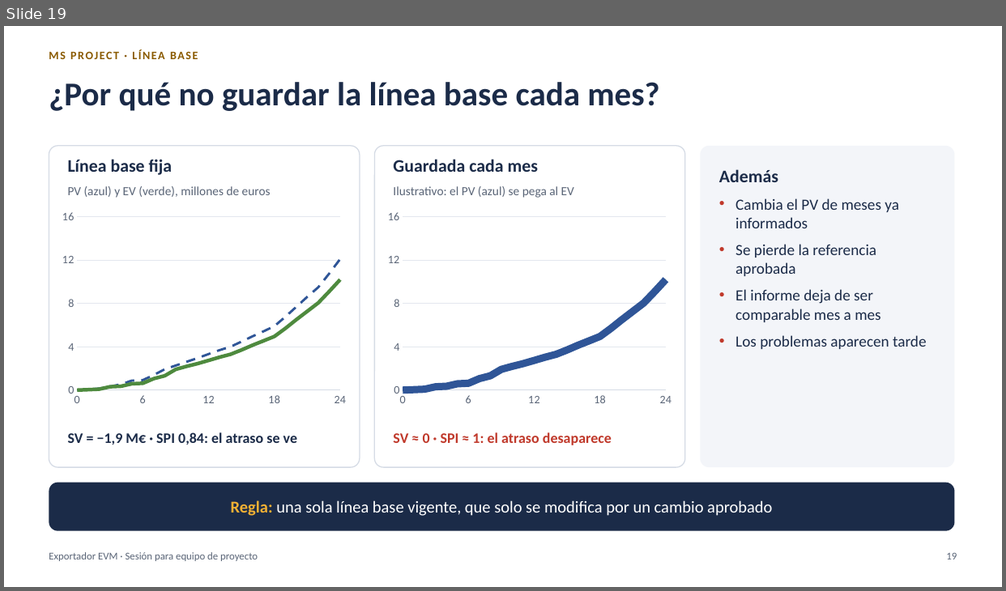
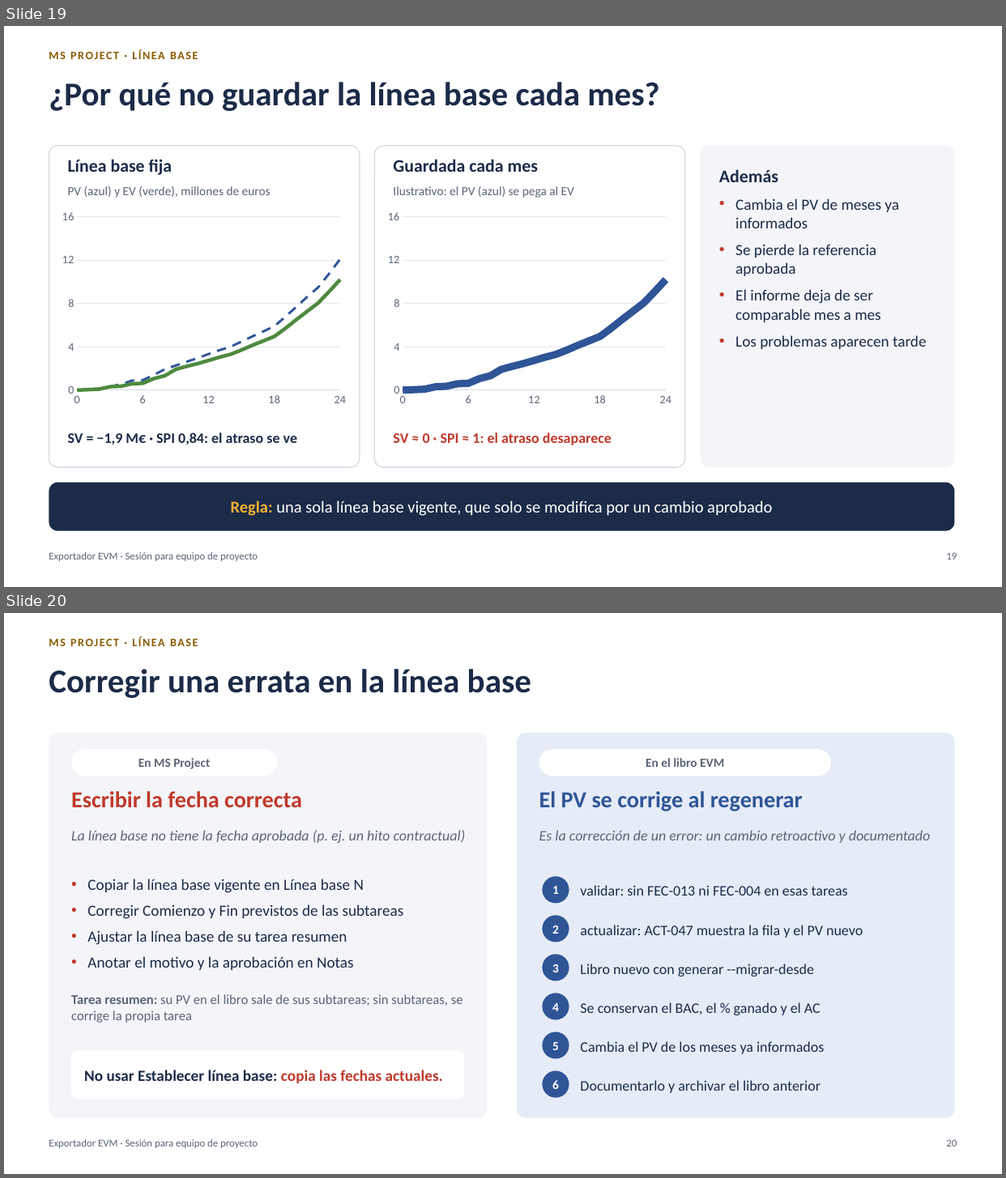
Before and after one commit to MarceloSalazar/evm-automation, a slide deck: docs/presentacion-jefes-de-proyecto.pptx. Shown one above the other, each under a label of ours: slide 19 before the commit, slides 19 and 20 after it. The pictures are 1006x591 and 1006x1178 pixels, drawn with LibreOffice and Linux fonts; fonts in the diff are those of the drawing. Boxes give left, top, right and bottom in pixels: in the first picture for what was removed or moved away, otherwise in the second. Text is boxed around its words. In the diff, an @@ line names an element or a change of style, - is before the commit and + after.

```diff
--- a/docs/presentacion-jefes-de-proyecto.pptx
+++ b/docs/presentacion-jefes-de-proyecto.pptx
@@ slide 20 added at [4,613,1002,1174], background #FFFFFF @@
@@ text added at [49,636,648,658], 11 pt, text #8A5A00, bold @@
+MS PROJECT · LÍNEA BASE
@@ title added at [49,669,531,698], 32 pt, text #1B2B48, bold @@
+Corregir una errata en la línea base
@@ rounded rectangle added at [49,733,487,1118], fill #F3F5F9 @@
@@ rounded rectangle added at [517,733,955,1118], fill #E5ECF7 @@
@@ rounded rectangle added at [71,749,277,776], fill #FFFFFF, 12 pt, text #5A6577, bold @@
+En MS Project
@@ rounded rectangle added at [539,749,831,776], fill #FFFFFF, 12 pt, text #5A6577, bold @@
+En el libro EVM
@@ text added at [71,791,302,807], 22 pt, text #C0392B, bold @@
+Escribir la fecha correcta
@@ text added at [539,791,803,811], 22 pt, text #2F5597, bold @@
+El PV se corrige al regenerar
@@ text added at [71,830,466,843], 14 pt, text #5A6577, italic @@
+La línea base no tiene la fecha aprobada (p. ej. un hito contractual)
@@ text added at [539,830,931,843], 14 pt, text #5A6577, italic @@
+Es la corrección de un error: un cambio retroactivo y documentado
@@ text added at [87,879,404,945], 15 pt, text #1B2B48 @@
+• Copiar la línea base vigente en Línea base N
+• Corregir Comienzo y Fin previstos de las subtareas
+• Ajustar la línea base de su tarea resumen
+• Anotar el motivo y la aprobación en Notas
@@ ellipse added at [543,876,569,904], fill #2F5597, 12 pt, text #FFFFFF, bold @@
+1
@@ text added at [580,885,848,896], 14 pt, text #1B2B48 @@
+validar: sin FEC-013 ni FEC-004 en esas tareas
@@ ellipse added at [543,915,569,943], fill #2F5597, 12 pt, text #FFFFFF, bold @@
+2
@@ text added at [580,925,863,938], 14 pt, text #1B2B48 @@
+actualizar: ACT-047 muestra la fila y el PV nuevo
@@ ellipse added at [543,954,569,982], fill #2F5597, 12 pt, text #FFFFFF, bold @@
+3
@@ text added at [580,964,814,977], 14 pt, text #1B2B48 @@
+Libro nuevo con generar --migrar-desde
@@ text added at [71,995,463,1023], 13 pt, text #5A6577 @@
+Tarea resumen: su PV en el libro sale de sus subtareas; sin subtareas, se corrige la propia tarea
@@ ellipse added at [543,994,569,1020], fill #2F5597, 12 pt, text #FFFFFF, bold @@
+4
@@ text added at [580,1003,820,1016], 14 pt, text #1B2B48 @@
+Se conservan el BAC, el % ganado y el AC
@@ ellipse added at [543,1033,569,1059], fill #2F5597, 12 pt, text #FFFFFF, bold @@
+5
@@ text added at [580,1041,824,1054], 14 pt, text #1B2B48 @@
+Cambia el PV de los meses ya informados
@@ rounded rectangle added at [71,1051,464,1100], fill #FFFFFF, 15 pt, text #1B2B48, bold @@
+No usar Establecer línea base: copia las fechas actuales.
@@ ellipse added at [543,1071,569,1098], fill #2F5597, 12 pt, text #FFFFFF, bold @@
+6
@@ text added at [580,1080,820,1093], 14 pt, text #1B2B48 @@
+Documentarlo y archivar el libro anterior
@@ text added at [49,1139,258,1148], 10 pt, text #5A6577 @@
+Exportador EVM · Sesión para equipo de proyecto
@@ page number added at [946,1139,957,1147], 10 pt, text #5A6577 @@
+20
```
Also in this commit, not shown: 2 slides changed, 1 other slide added, 1 other file.
